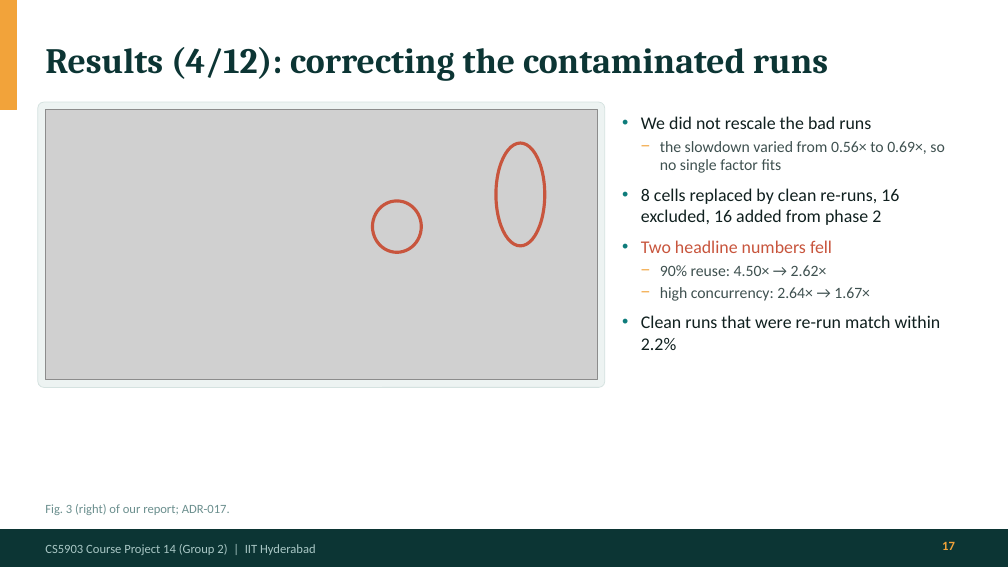
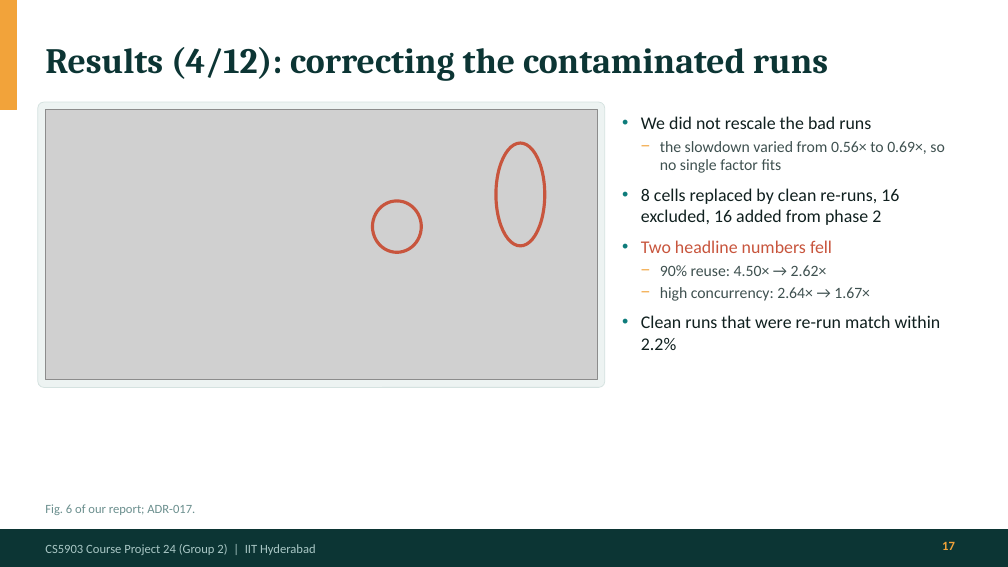
Before and after one commit to Panshul-Jindal/SpeedingUpLLMInference, a slide deck: slide 17 of docs/presentation/LLM_Serving_Final_Presentation.pptx. Drawn at 1008x567 pixels with LibreOffice and Linux fonts; fonts in the diff are those of the drawing; grey boxes stand for pictures. Boxes give left, top, right and bottom in pixels: in the first picture for what was removed or moved away, otherwise in the second. Text is boxed around its words. In the diff, an @@ line names an element or a change of style, - is before the commit and + after.

```diff
--- a/docs/presentation/LLM_Serving_Final_Presentation.pptx
+++ b/docs/presentation/LLM_Serving_Final_Presentation.pptx
@@ text at <box>45,504,195,515</box>: text changed @@
-Fig. 3 (right) of our report; ADR-017.
+Fig. 6 of our report; ADR-017.
@@ text at <box>45,544,316,555</box>: text changed @@
-CS5903 Course Project 14 (Group 2) | IIT Hyderabad
+CS5903 Course Project 24 (Group 2) | IIT Hyderabad
```
Also in this commit, not shown: 27 other slides changed, 1 other file.
